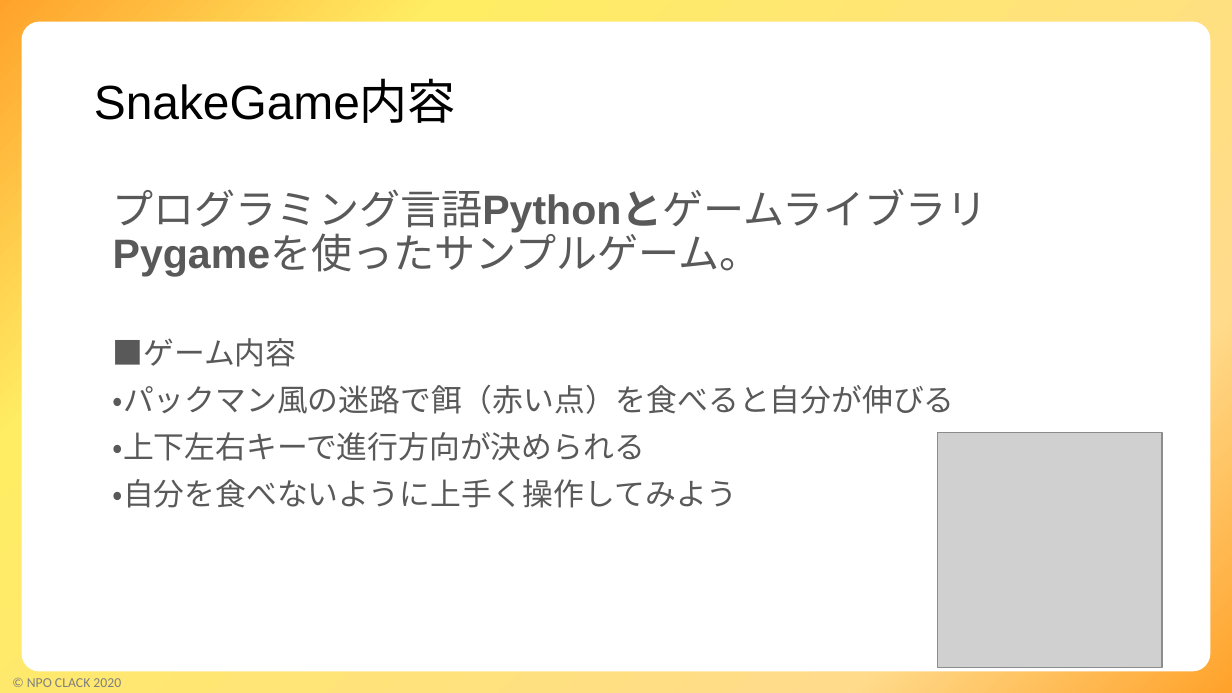
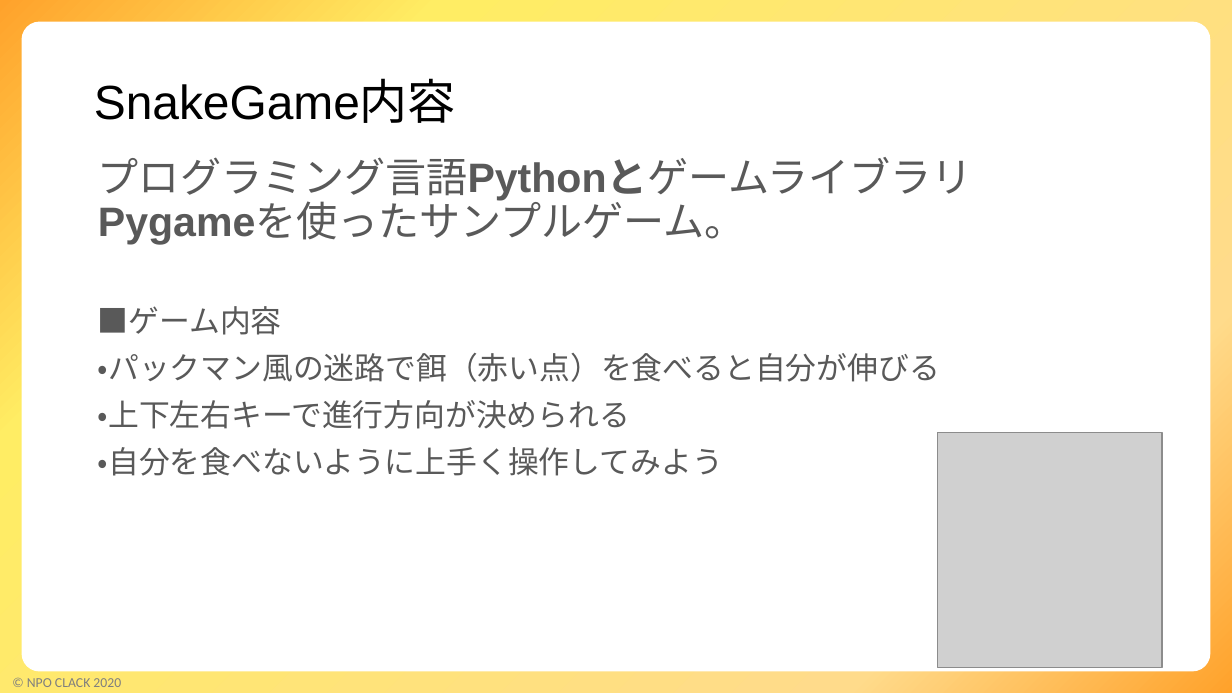
Before and after one commit to kinta2kunte/SnameGame, a slide deck: slide 3 of SnakeGame解説.pptx. Drawn at 1232x693 pixels with LibreOffice and Linux fonts; fonts in the diff are those of the drawing; grey boxes stand for pictures; background and template pictures are left out. Boxes give left, top, right and bottom in pixels: in the first picture for what was removed or moved away, otherwise in the second. Text is boxed around its words. In the diff, an @@ line names an element or a change of style, - is before the commit and + after.

```diff
--- a/SnakeGame解説.pptx
+++ b/SnakeGame解説.pptx
@@ text "プログラミング言語PythonとゲームライブラリPygameを使ったサンプルゲーム。": place and size @@
-text "プログラミング言語PythonとゲームライブラリPygameを使ったサンプルゲーム。" at [113, 189, 988, 508]
+text "プログラミング言語PythonとゲームライブラリPygameを使ったサンプルゲーム。" at [98, 157, 973, 476]
```
Also in this commit, not shown: 4 other slides changed, 1 slide added, 1 slide removed.
